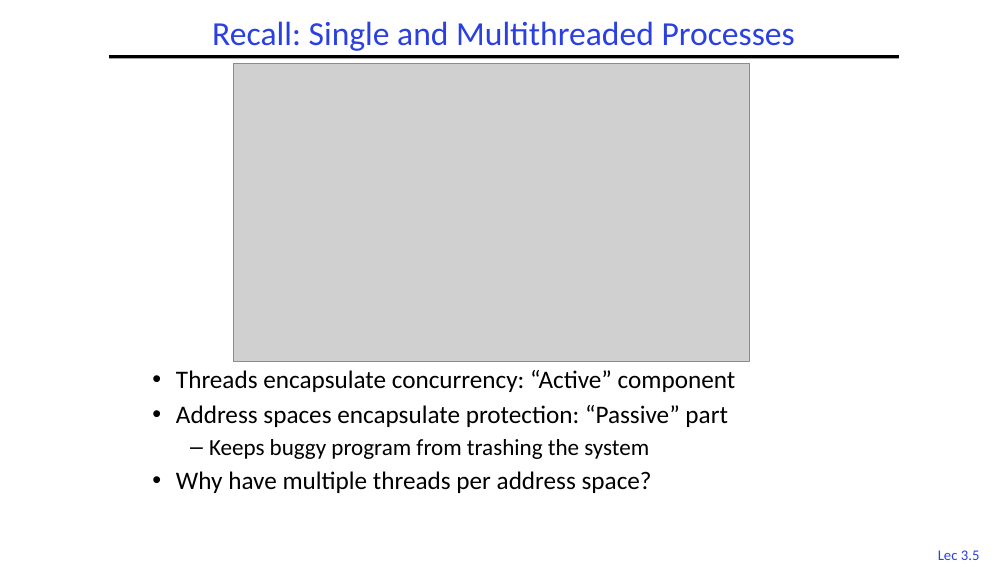
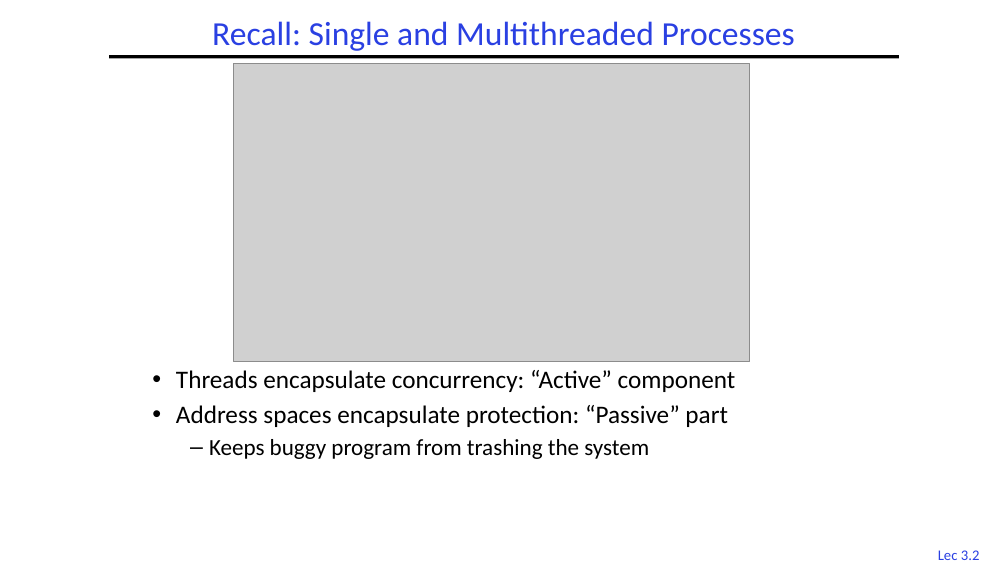
Before and after one commit to guhofstra/CSC256Fa25, a slide deck: slide 2 of PPTs/3.pptx (slide 5 before the commit). Drawn at 1008x567 pixels with LibreOffice and Linux fonts; fonts in the diff are those of the drawing; grey boxes stand for pictures. Boxes give left, top, right and bottom in pixels: in the first picture for what was removed or moved away, otherwise in the second. Text is boxed around its words. In the diff, an @@ line names an element or a change of style, - is before the commit and + after.

```diff
--- a/PPTs/3.pptx
+++ b/PPTs/3.pptx
@@ text at [176,471,652,493]: paragraph removed @@
-• Why have multiple threads per address space?
@@ page number at [938,550,980,560]: text changed @@
-Lec 3.5
+Lec 3.2
```
Also in this commit, not shown: 1 other slide changed, 17 slides removed, 11 other files.
